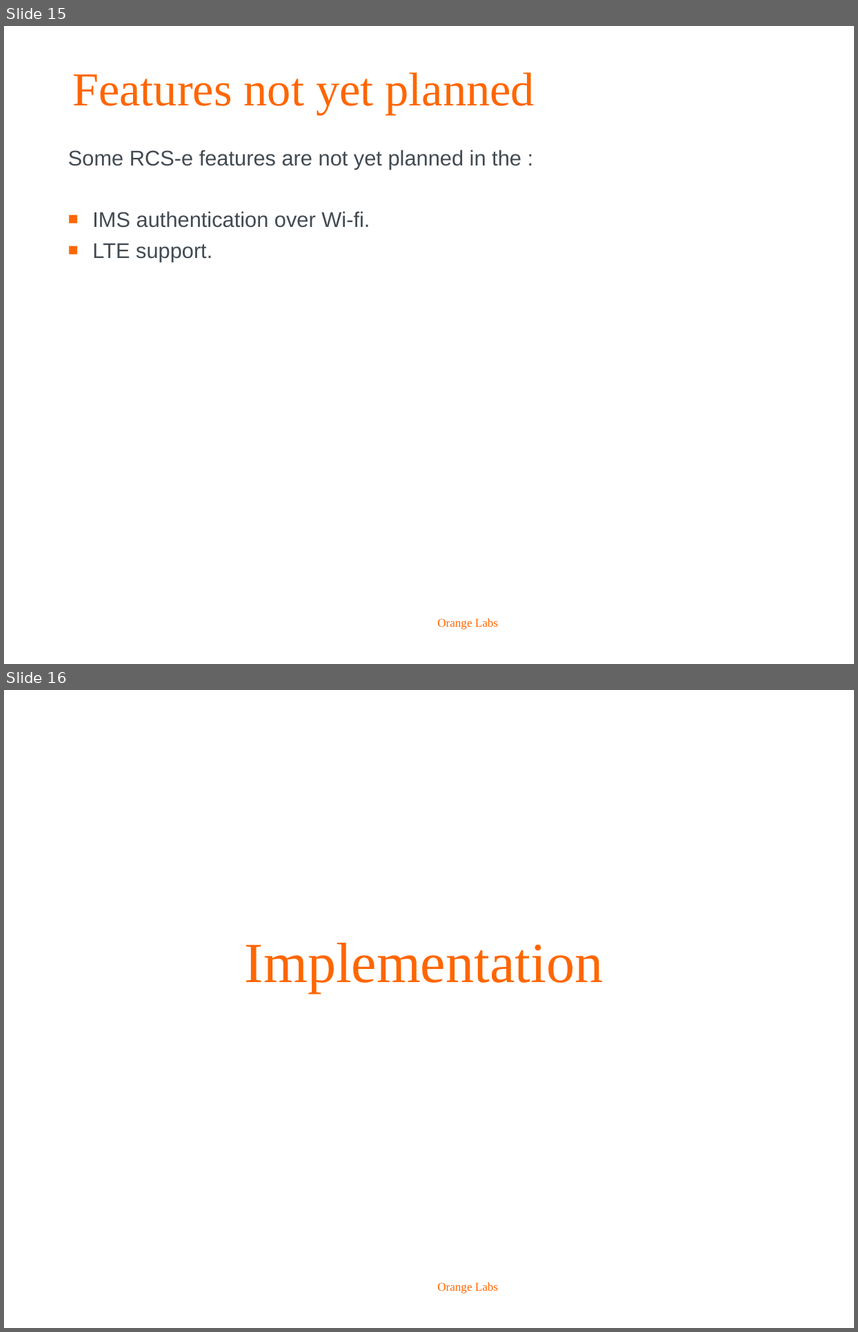
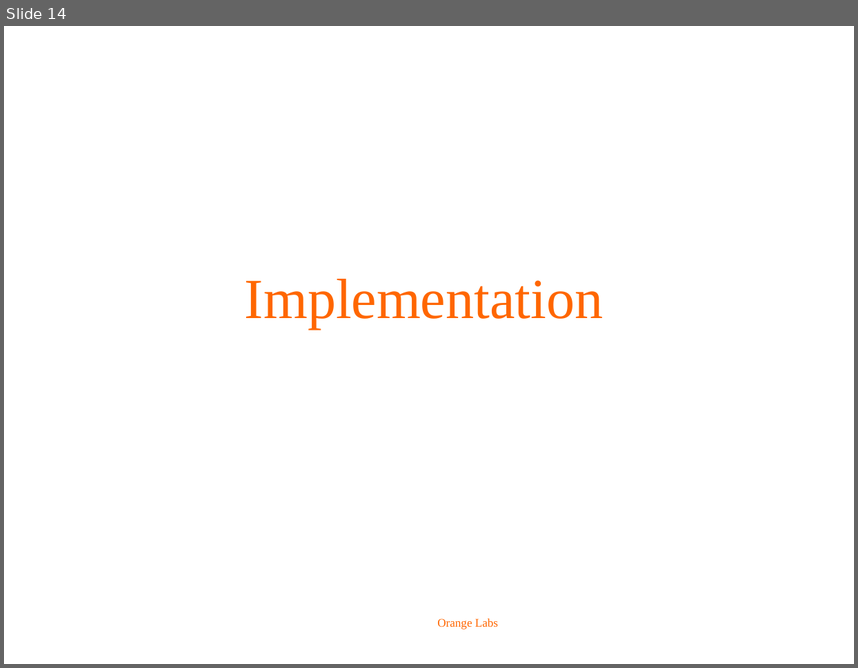
Before and after one commit to biddyweb/android-rcs-ims-stack, a slide deck: doc/roadmap/OrangeLabs_RCS-e_stack_roadmap.ppt. Shown one above the other, each under a label of ours: slides 15 and 16 before the commit, slide 14 after it. The pictures are 858x1332 and 858x668 pixels, drawn with LibreOffice and Linux fonts; fonts in the diff are those of the drawing; background and template pictures are left out. Boxes give left, top, right and bottom in pixels: in the first picture for what was removed or moved away, otherwise in the second. Text is boxed around its words. In the diff, an @@ line names an element or a change of style, - is before the commit and + after.

```diff
--- a/doc/roadmap/OrangeLabs_RCS-e_stack_roadmap.ppt
+++ b/doc/roadmap/OrangeLabs_RCS-e_stack_roadmap.ppt
@@ slide 15 removed at <box>4,26,854,664</box>, background #FFFFFF; not listed: 1 template element that a slide beside it also shows @@
@@ title removed at <box>72,72,535,114</box> @@
-Features not yet planned
@@ text removed at <box>68,150,522,262</box> @@
-Some RCS-e features are not yet planned in the :
-■ IMS authentication over Wi-fi.
-■ LTE support.
@@ what was slide 16 is now slide 14 @@
```
Also in this commit, not shown: 1 other slide removed, 1 other file.
